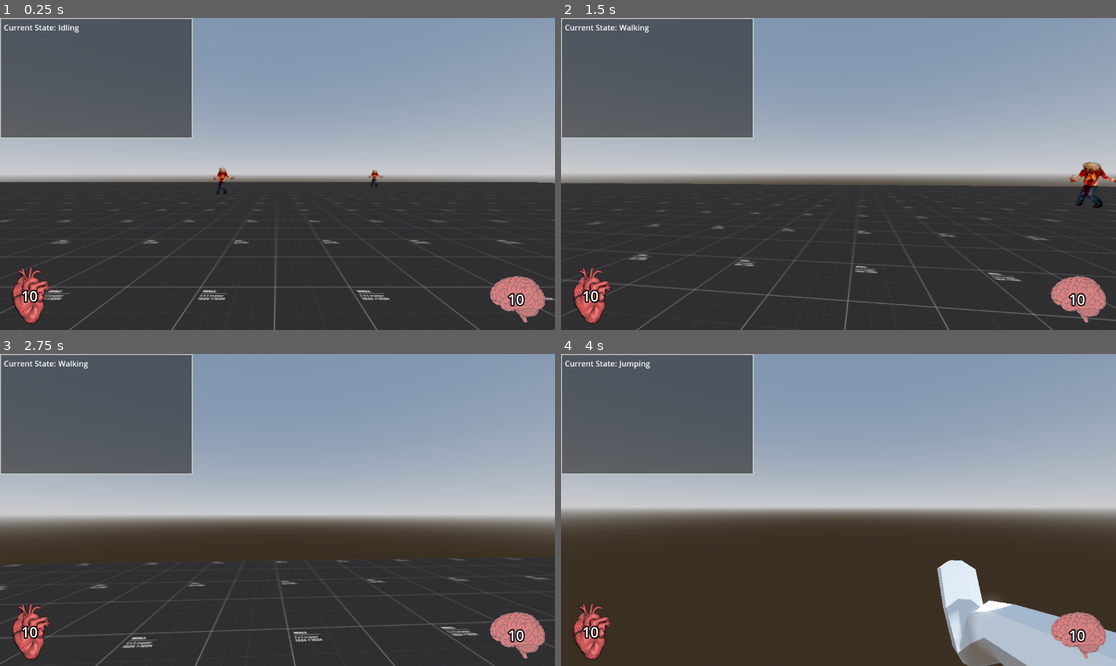
Above: before the commit, frames 1-4 (two rows, left to right).
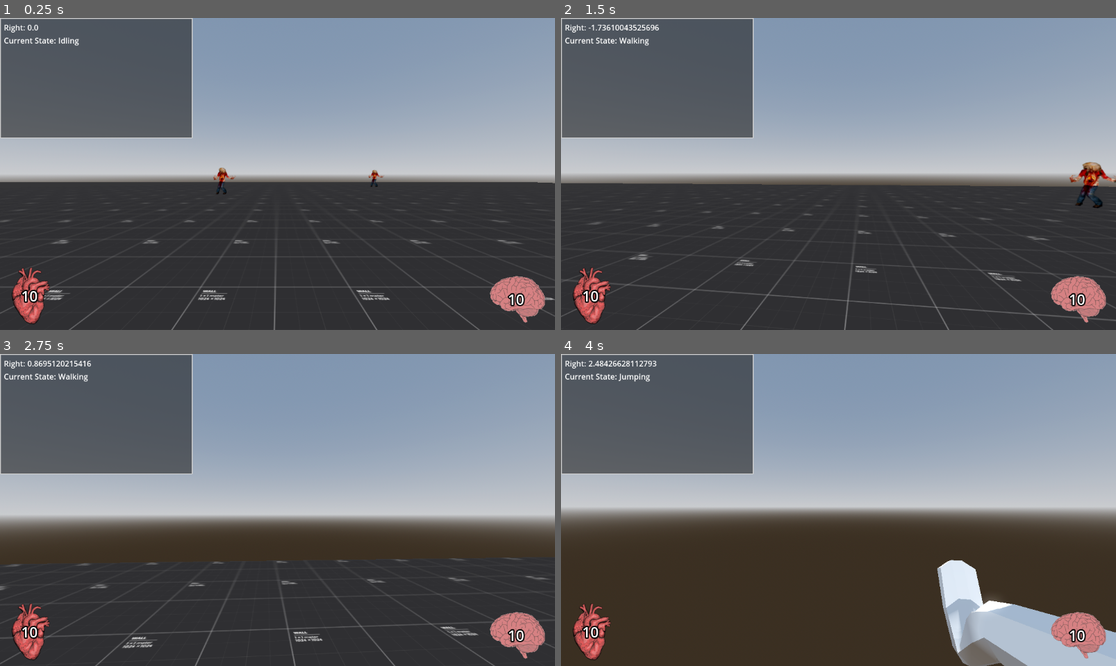
Above: after the commit, the same moments.

Repository: Jaret-McManus/BoomerShooter
Game: Godot game, scene res://scenes/main.tscn
The game is run twice, just before and just after one commit, with the same random seed, the same clock (stepped at 60 frames per second) and the same inputs.
Inputs (mouse positions are in pixels of both pictures, inside the frame that each line leads up to):
- Up to frame 1 (0.25 s): no input
- Up to frame 2 (1.5 s): tap Enter at 0.5 s; move the mouse to (866, 174) at 0.52 s; hold Q (kick) 0.53-1.28 s; hold W (forward) from 0.53 s (still down); tap Space (jump) at 0.77 s; move the mouse to (810, 174) at 1.27 s; tap Q (kick) at 1.35 s
- Up to frame 3 (2.75 s): keep holding W (forward); tap Space (jump) at 1.52 s; move the mouse to (288, 503) at 2.02 s; hold Q (kick) from 2.03 s (still down)
- Up to frame 4 (4 s): keep holding W (forward); move the mouse to (832, 516) at 2.77 s; release Q (kick) at 2.78 s; tap Q (kick) at 2.85 s; tap Space (jump) at 3.02, 3.77 s; move the mouse to (877, 513) at 3.52 s; hold Q (kick) from 3.53 s (still down)

The runs differ from the first frame. In frame 1, 0.3% of the frame differs, in the area x 0-15%, y 2-9%; in frame 2, 0.4%, in the area x 0-18%, y 2-9%; in frame 3, 0.4%; in frame 4, 0.4%.

Commit message:
start of head tilt code

Diff:
--- a/scripts/globals/debug.gd
+++ b/scripts/globals/debug.gd
@@ -12,7 +12,7 @@
 	var value: Variant:
 		set(val):
 			value = val
-			value_lbl.text = val
+			value_lbl.text = str(val)
 
 	static func create(debug_name: StringName, val: Variant) -> DebugRow:
 		var debug_row := DebugRow.new()
@@ -21,7 +21,7 @@
 		debug_row.value_lbl = Label.new()
 
 		debug_row.name_lbl.text = "%s:" % debug_name
-		debug_row.value_lbl.text = val
+		debug_row.value_lbl.text = str(val)
 		debug_row.value = val
 
 		debug_row.add_child(debug_row.name_lbl)
--- a/scripts/player.gd
+++ b/scripts/player.gd
@@ -51,6 +51,7 @@
 		velocity += Global.GRAVITY * descent_mult * delta
 
 	# Camera tilt
-
+	var right := velocity.dot(self.basis.x)
+	Debug.update_debug(&"Right", right)
 
 	self.move_and_slide()
